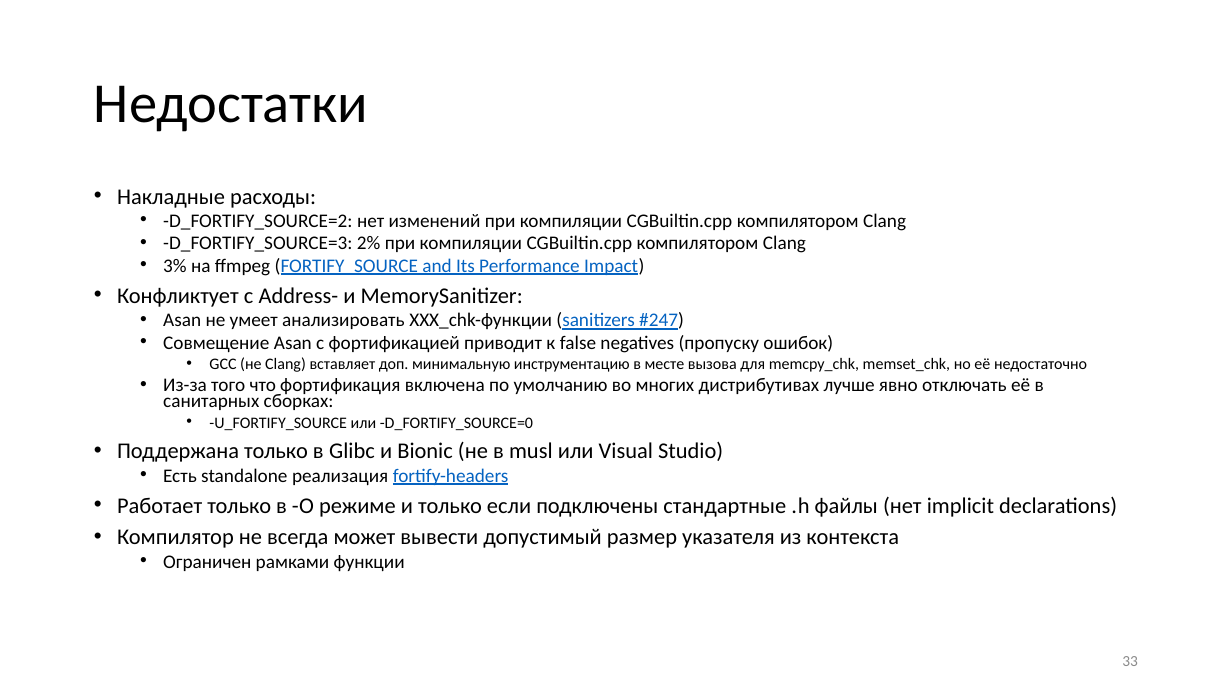
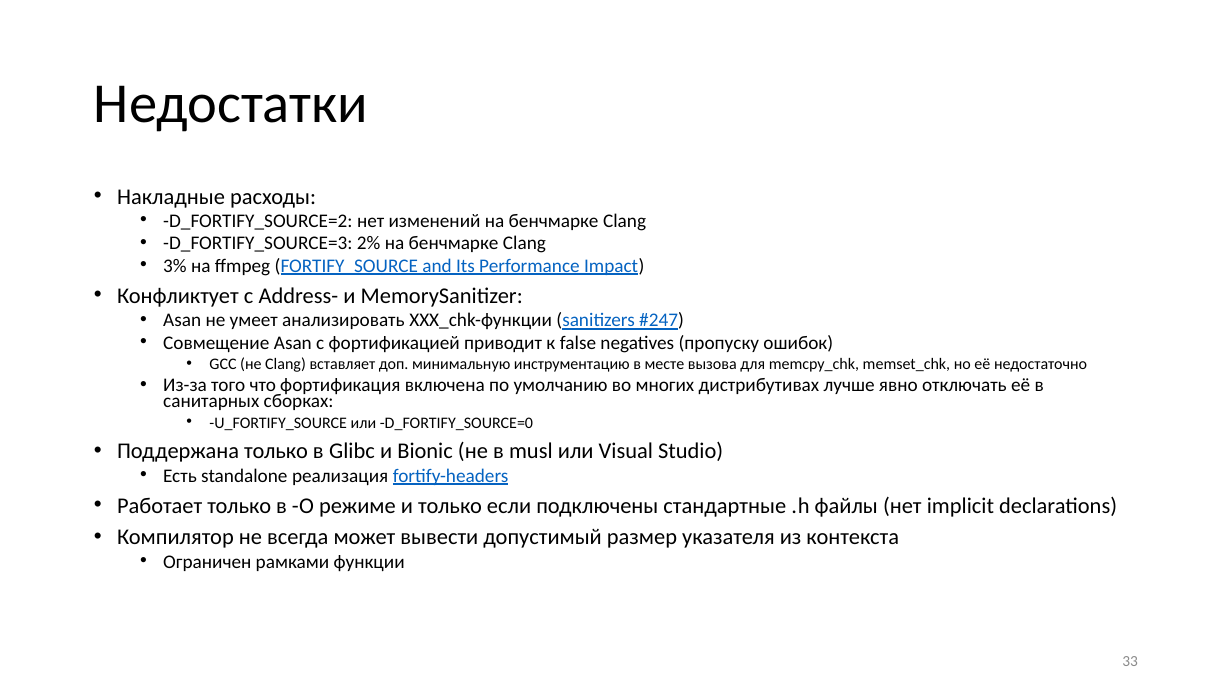
Before and after one commit to yugr/slides, a slide deck: slide 33 of CppZeroCost/2025/RU.pptx. Drawn at 1232x693 pixels with LibreOffice and Linux fonts; fonts in the diff are those of the drawing. Boxes give left, top, right and bottom in pixels: in the first picture for what was removed or moved away, otherwise in the second. Text is boxed around its words. In the diff, an @@ line names an element or a change of style, - is before the commit and + after.

```diff
--- a/CppZeroCost/2025/RU.pptx
+++ b/CppZeroCost/2025/RU.pptx
@@ text at box(163, 213, 646, 253): text changed @@
-  • -D_FORTIFY_SOURCE=2: нет изменений при компиляции CGBuiltin.cpp компилятором Clang
-  • -D_FORTIFY_SOURCE=3: 2% при компиляции CGBuiltin.cpp компилятором Clang
+  • -D_FORTIFY_SOURCE=2: нет изменений на бенчмарке Clang
+  • -D_FORTIFY_SOURCE=3: 2% на бенчмарке Clang
```
Also in this commit, not shown: 14 other slides changed, 2 other files.
